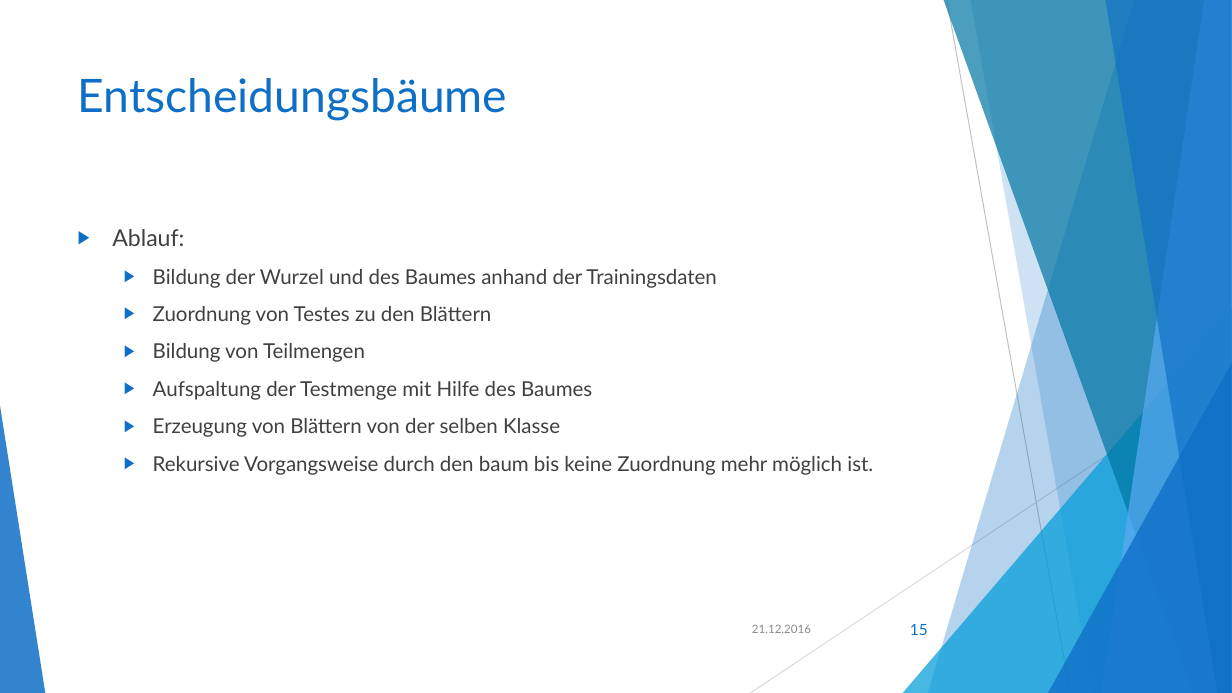
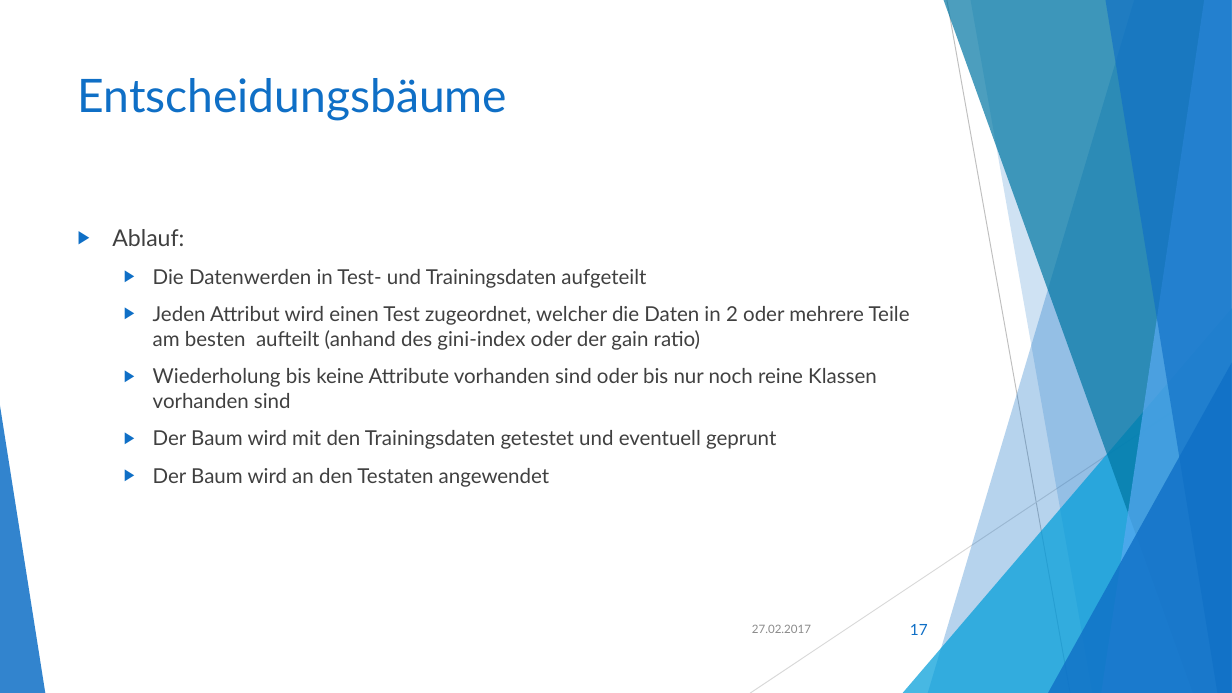
Before and after one commit to akio4800/fh, a slide deck: slide 17 of Klassifikation und Clustering.pptx (slide 15 before the commit). Drawn at 1232x693 pixels with LibreOffice and Linux fonts; fonts in the diff are those of the drawing. Boxes give left, top, right and bottom in pixels: in the first picture for what was removed or moved away, otherwise in the second. Text is boxed around its words. In the diff, an @@ line names an element or a change of style, - is before the commit and + after.

```diff
--- a/Klassifikation und Clustering.pptx
+++ b/Klassifikation und Clustering.pptx
@@ text at (153,269,910,487): text changed @@
-  ▶ Bildung der Wurzel und des Baumes anhand der Trainingsdaten
-  ▶ Zuordnung von Testes zu den Blättern
-  ▶ Bildung von Teilmengen
-  ▶ Aufspaltung der Testmenge mit Hilfe des Baumes
-  ▶ Erzeugung von Blättern von der selben Klasse
-  ▶ Rekursive Vorgangsweise durch den baum bis keine Zuordnung mehr möglich ist.
+  ▶ Die Datenwerden in Test- und Trainingsdaten aufgeteilt
+  ▶ Jeden Attribut wird einen Test zugeordnet, welcher die Daten in 2 oder mehrere Teile am besten aufteilt (anhand des gini-index oder der gain ratio)
+  ▶ Wiederholung bis keine Attribute vorhanden sind oder bis nur noch reine Klassen vorhanden sind
+  ▶ Der Baum wird mit den Trainingsdaten getestet und eventuell geprunt
+  ▶ Der Baum wird an den Testaten angewendet
@@ text at (752,625,811,633): text changed @@
-21.12.2016
+27.02.2017
@@ page number at (910,624,928,635): text changed @@
-15
+17
```
Also in this commit, not shown: 15 other slides changed, 3 slides added, 2 slides removed, 2 other files.
